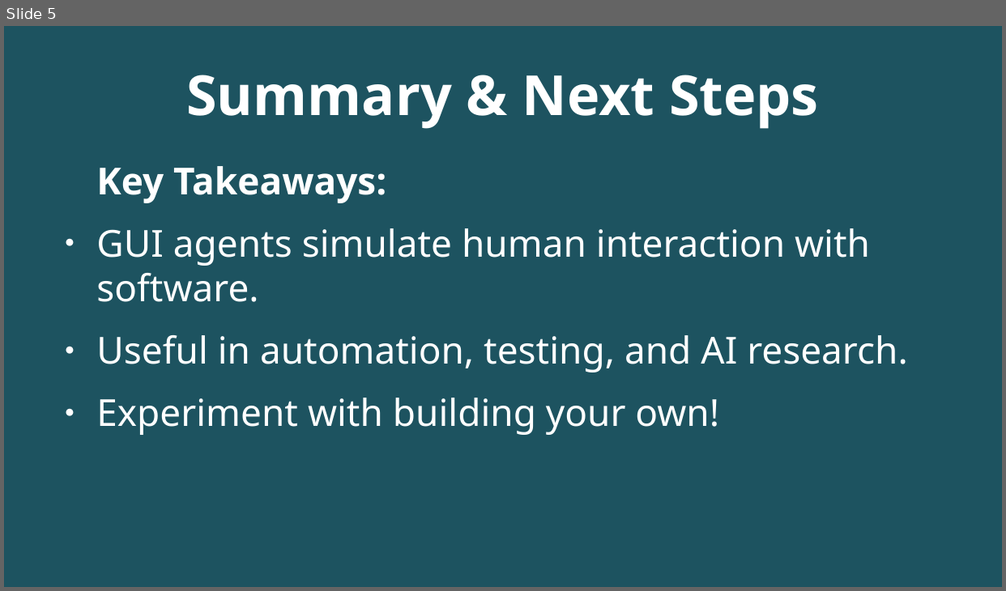
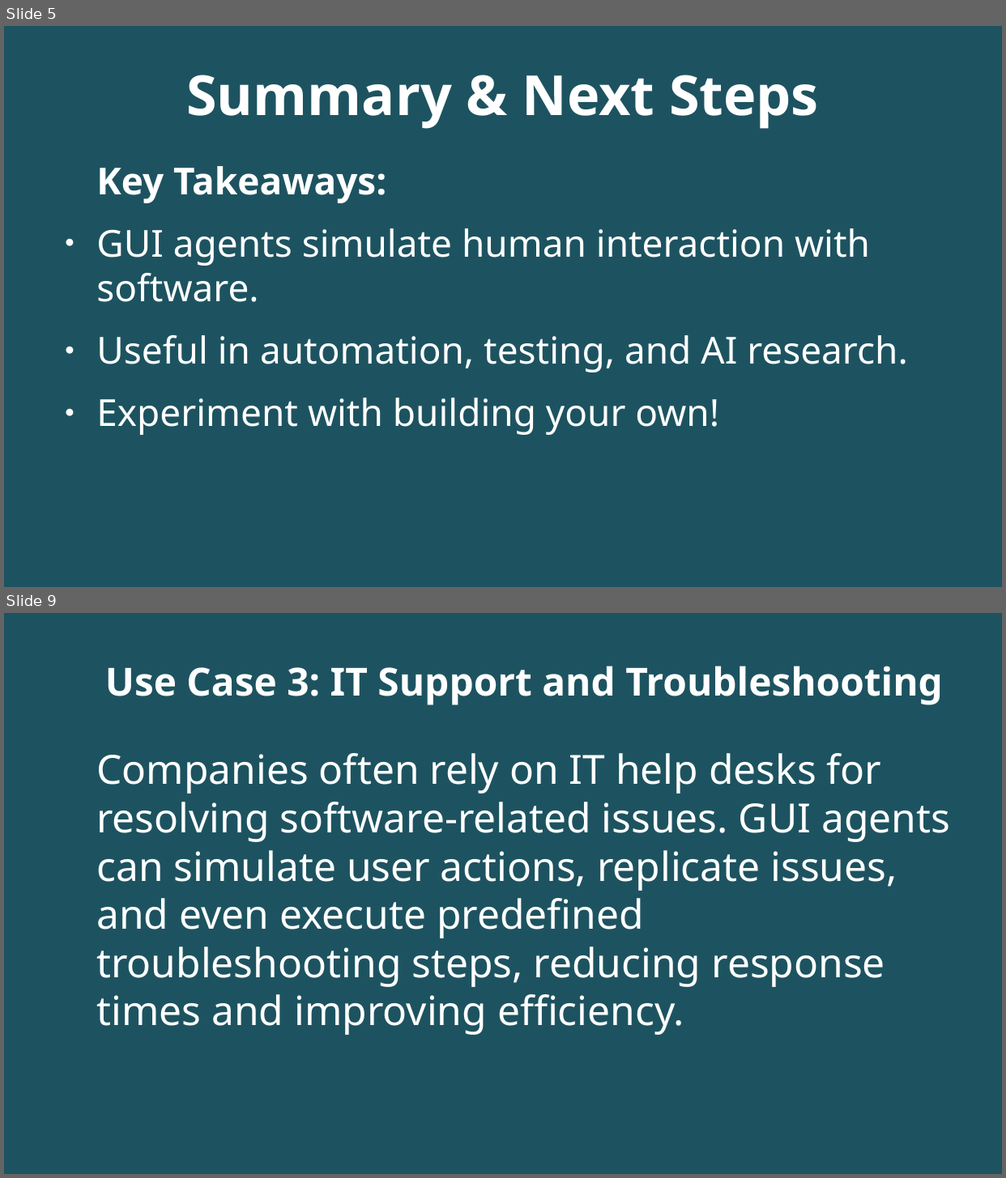
Before and after one commit to mariyadavydova/benchmark_data, a slide deck: demo_01.odp. Shown one above the other, each under a label of ours: slide 5 before the commit, slides 5 and 9 after it; the slides between them are not shown. The pictures are 1006x591 and 1006x1178 pixels, drawn with LibreOffice and Linux fonts; fonts in the diff are those of the drawing; background and template pictures are left out; a plain dark background stands for a picture behind light text. Boxes give left, top, right and bottom in pixels: in the first picture for what was removed or moved away, otherwise in the second. Text is boxed around its words. In the diff, an @@ line names an element or a change of style, - is before the commit and + after.

```diff
--- a/demo_01.odp
+++ b/demo_01.odp
@@ slide 9 added at bbox=[4, 613, 1002, 1174], background picture (left out); not listed: 1 template element that a slide beside it also shows @@
@@ title added at bbox=[105, 666, 943, 705], 30.8 pt, text #FFFFFF, bold @@
+Use Case 3: IT Support and Troubleshooting
@@ text added at bbox=[96, 753, 950, 1035], 32 pt, text #FFFFFF @@
+Companies often rely on IT help desks for resolving software-related issues. GUI agents can simulate user actions, replicate issues, and even execute predefined troubleshooting steps, reducing response times and improving efficiency.
```
Also in this commit, not shown: 5 other slides added.
